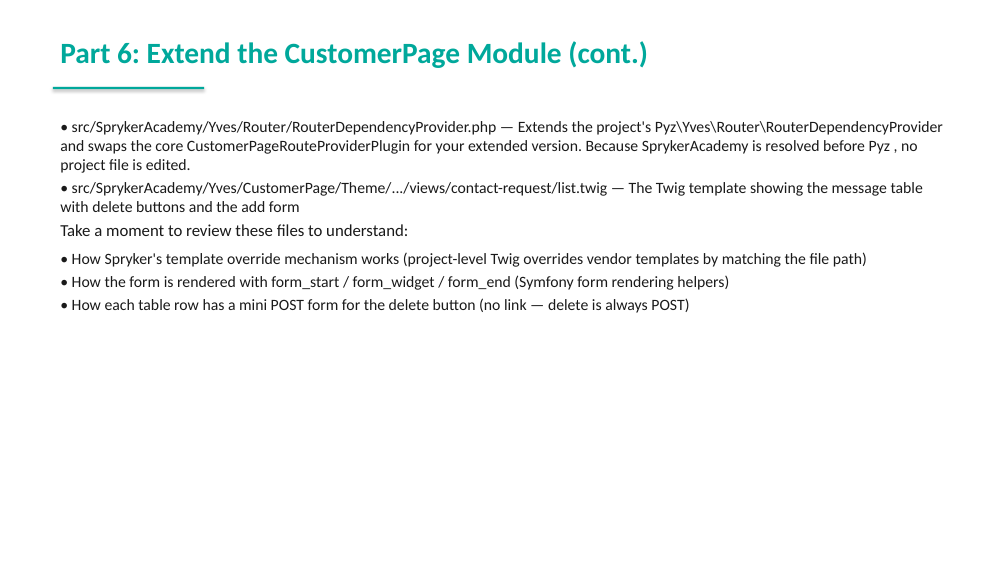
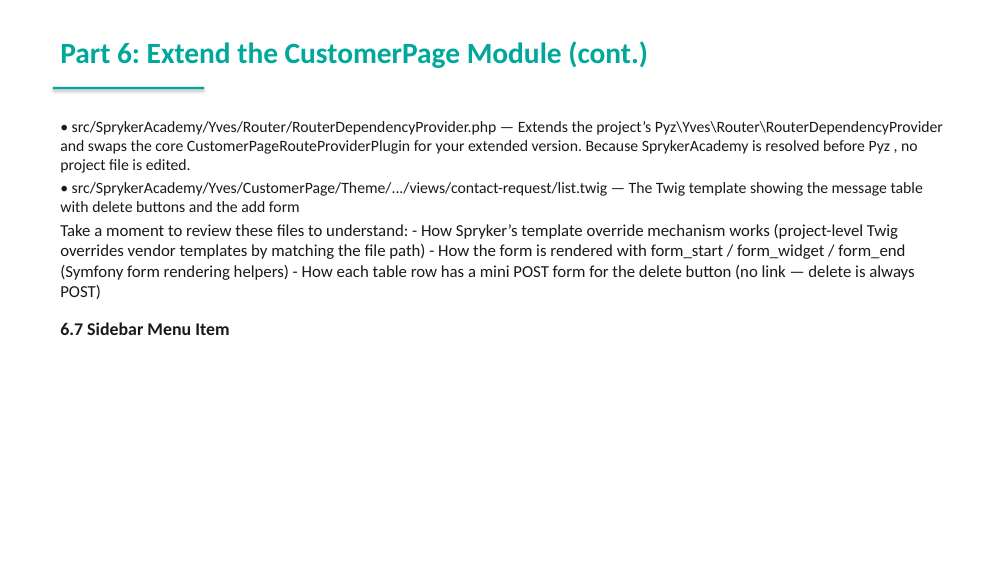
Before and after one commit to spryker-academy/instructor-exercises, a slide deck: slide 194 of guides-pptx/spryker-academy-fundamental.pptx (slide 186 before the commit). Drawn at 1008x567 pixels with LibreOffice and Linux fonts; fonts in the diff are those of the drawing. Boxes give left, top, right and bottom in pixels: in the first picture for what was removed or moved away, otherwise in the second. Text is boxed around its words. In the diff, an @@ line names an element or a change of style, - is before the commit and + after.

```diff
--- a/guides-pptx/spryker-academy-fundamental.pptx
+++ b/guides-pptx/spryker-academy-fundamental.pptx
@@ text at [60, 121, 943, 173]: text changed @@
-• src/SprykerAcademy/Yves/Router/RouterDependencyProvider.php — Extends the project's Pyz\Yves\Router\RouterDependencyProvider and swaps the core CustomerPageRouteProviderPlugin for your extended version. Because SprykerAcademy is resolved before Pyz , no project file is edited.
+• src/SprykerAcademy/Yves/Router/RouterDependencyProvider.php — Extends the project’s Pyz\Yves\Router\RouterDependencyProvider and swaps the core CustomerPageRouteProviderPlugin for your extended version. Because SprykerAcademy is resolved before Pyz , no project file is edited.
@@ text at [60, 224, 914, 335]: text changed; size 15 to 16 pt @@
-Take a moment to review these files to understand:
-• How Spryker's template override mechanism works (project-level Twig overrides vendor templates by matching the file path)
-• How the form is rendered with form_start / form_widget / form_end (Symfony form rendering helpers)
-• How each table row has a mini POST form for the delete button (no link — delete is always POST)
+Take a moment to review these files to understand: - How Spryker’s template override mechanism works (project-level Twig overrides vendor templates by matching the file path) - How the form is rendered with form_start / form_widget / form_end (Symfony form rendering helpers) - How each table row has a mini POST form for the delete button (no link — delete is always POST)
+6.7 Sidebar Menu Item
```
Also in this commit, not shown: 74 other slides changed, 11 slides added, 3 slides removed, 16 other files.
